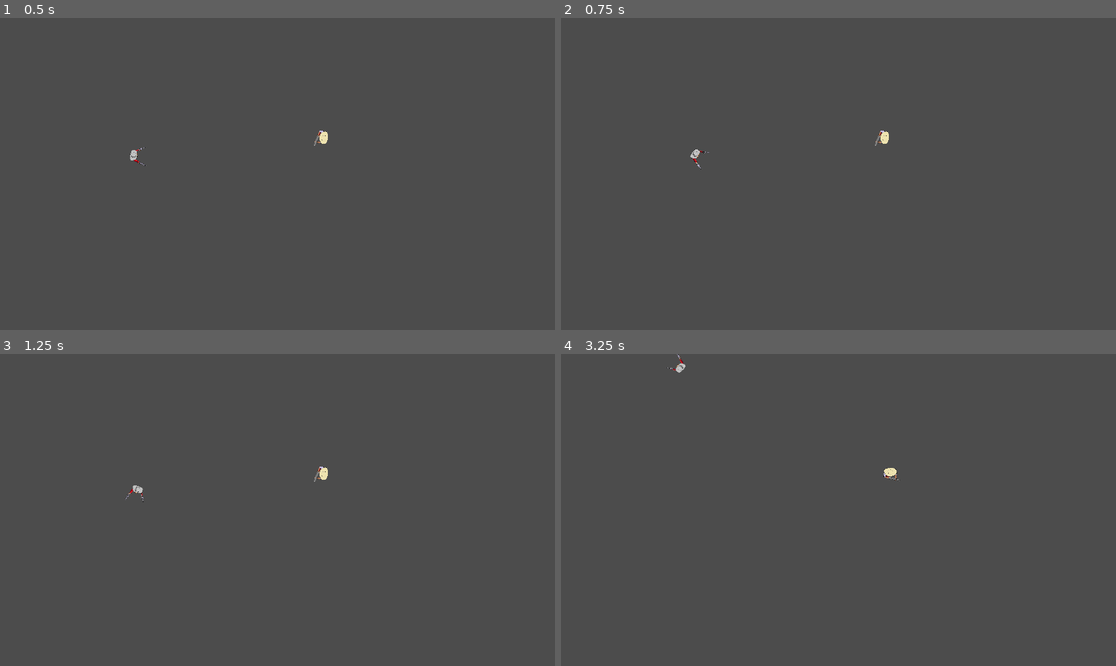
Above: before the commit, frames 1-4 (two rows, left to right).
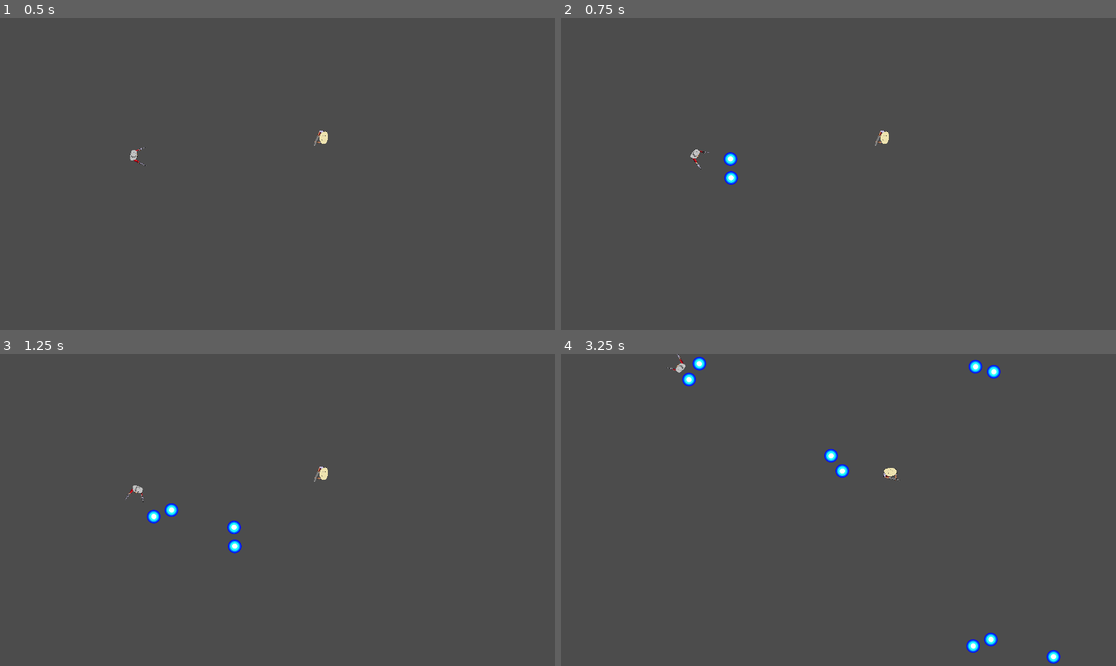
Above: after the commit, the same moments.

Repository: vasekhodina/cuddly-umbrella
Game: Godot game, scene res://scenes/Main.tscn
The game is run twice, just before and just after one commit, with the same random seed, the same clock (stepped at 60 frames per second) and the same inputs.
Inputs:
- Up to frame 1 (0.5 s): no input
- Up to frame 2 (0.75 s): tap Enter at 0.5 s; hold D (p1_right) from 0.53 s (still down); hold Q (p1_shoot, bound only after the commit) from 0.53 s (still down)
- Up to frame 3 (1.25 s): keep holding D (p1_right); keep holding Q (p1_shoot, bound only after the commit)
- Up to frame 4 (3.25 s): release D (p1_right) at 1.28 s; release Q (p1_shoot, bound only after the commit) at 1.28 s; hold S (p1_down) 1.28-2.03 s; tap K (p2_down) at 1.35 s; tap Q (p1_shoot, bound only after the commit) at 1.55, 2.3, 3.05 s; hold D (p1_right) 2.03-2.78 s; hold J (p2_left) 2.03-2.78 s; hold W (p1_up) from 2.78 s (still down); tap L (p2_right) at 2.85 s

Frame 1 is identical in both runs. In frame 2, 0.2% of the frame differs, in the area x 29-32%, y 42-54%; in frame 3, 0.3%; in frame 4, 0.8%, in the area x 21-90%, y 0-100%.

Commit message:
Add bullet functionality to player1 Prior to this change,
This change

Diff:
--- a/project.godot
+++ b/project.godot
@@ -37,6 +37,10 @@
  ]
 p2_down=[ Object(InputEventKey,"resource_local_to_scene":false,"resource_name":"","device":0,"alt":false,"shift":false,"control":false,"meta":false,"command":false,"pressed":false,"scancode":75,"unicode":0,"echo":false,"script":null)
  ]
+p1_shoot=[ Object(InputEventKey,"resource_local_to_scene":false,"resource_name":"","device":0,"alt":false,"shift":false,"control":false,"meta":false,"command":false,"pressed":false,"scancode":81,"unicode":0,"echo":false,"script":null)
+ ]
+p2_shoot=[ Object(InputEventKey,"resource_local_to_scene":false,"resource_name":"","device":0,"alt":false,"shift":false,"control":false,"meta":false,"command":false,"pressed":false,"scancode":85,"unicode":0,"echo":false,"script":null)
+ ]
 
 [rendering]
 
--- a/scenes/Main.tscn
+++ b/scenes/Main.tscn
@@ -3,7 +3,7 @@
 [ext_resource path="res://scenes/Player1.tscn" type="PackedScene" id=1]
 [ext_resource path="res://scenes/Player2.tscn" type="PackedScene" id=2]
 
-[node name="Main" type="Node" index="0"]
+[node name="Main" type="Node"]
 
 [node name="Player1" parent="." index="0" instance=ExtResource( 1 )]
 
--- a/scenes/Player1.tscn
+++ b/scenes/Player1.tscn
@@ -1,7 +1,8 @@
-[gd_scene load_steps=4 format=2]
+[gd_scene load_steps=5 format=2]
 
 [ext_resource path="res://scripts/Player1.gd" type="Script" id=1]
-[ext_resource path="res://sprites/pistol_person_pete.png" type="Texture" id=2]
+[ext_resource path="res://scenes/player_bullet.tscn" type="PackedScene" id=2]
+[ext_resource path="res://sprites/pistol_person_pete.png" type="Texture" id=3]
 
 [sub_resource type="CircleShape2D" id=1]
 
@@ -16,19 +17,36 @@
 collision/safe_margin = 0.08
 script = ExtResource( 1 )
 _sections_unfolded = [ "Transform" ]
-__meta__ = {
-"_edit_group_": true
-}
 SPEED = 450
 ROTATION_SPEED = 2.5
+bullet = ExtResource( 2 )
 
 [node name="Sprite" type="Sprite" parent="." index="0"]
 
 rotation = 1.5708
 scale = Vector2( 0.125, 0.125 )
-texture = ExtResource( 2 )
+texture = ExtResource( 3 )
 _sections_unfolded = [ "Transform" ]
 
 [node name="CollisionShape2D" type="CollisionShape2D" parent="." index="1"]
 
 shape = SubResource( 1 )
+
+[node name="gun_timer" type="Timer" parent="." index="2"]
+
+process_mode = 1
+wait_time = 0.5
+one_shot = true
+autostart = false
+
+[node name="bullet_container" type="Node" parent="." index="3"]
+
+[node name="muzzle_1" type="Position2D" parent="." index="4"]
+
+position = Vector2( 32.6143, -30.6933 )
+_sections_unfolded = [ "Transform" ]
+
+[node name="muzzle_2" type="Position2D" parent="." index="5"]
+
+position = Vector2( 34.7607, 34.7715 )
+_sections_unfolded = [ "Transform" ]
--- /dev/null
+++ b/scenes/player_bullet.tscn
@@ -0,0 +1,29 @@
+[gd_scene load_steps=4 format=2]
+
+[ext_resource path="res://scripts/player_bullet.gd" type="Script" id=1]
+[ext_resource path="res://sprites/player_bullet.png" type="Texture" id=2]
+
+[sub_resource type="CircleShape2D" id=1]
+
+custom_solver_bias = 0.0
+radius = 23.8724
+
+[node name="player_bullet" type="Area2D"]
+
+input_pickable = true
+gravity_vec = Vector2( 0, 1 )
+gravity = 98.0
+linear_damp = 0.1
+angular_damp = 1.0
+audio_bus_override = false
+audio_bus_name = "Master"
+script = ExtResource( 1 )
+speed = 500
+
+[node name="Sprite" type="Sprite" parent="." index="0"]
+
+texture = ExtResource( 2 )
+
+[node name="CollisionShape2D" type="CollisionShape2D" parent="." index="1"]
+
+shape = SubResource( 1 )
--- a/scripts/Player1.gd
+++ b/scripts/Player1.gd
@@ -4,12 +4,16 @@
 export (float) var ROTATION_SPEED
 var screensize
 var velocity = Vector2()
+export (PackedScene) var bullet
+onready var bullet_container = get_node("bullet_container")
+onready var gun_timer = get_node("gun_timer")
 
 
 func _ready():
     # Called every time the node is added to the scene.
     # Initialization here
     screensize = get_viewport_rect().size
+    set_process(true)
 
 func _process(delta):
     velocity = Vector2()
@@ -22,5 +26,16 @@
         velocity = Vector2(-SPEED, 0).rotated(rotation)
     if Input.is_action_pressed("p1_up"):
         velocity = Vector2(SPEED, 0).rotated(rotation)
+    if Input.is_action_pressed("p1_shoot") and gun_timer.get_time_left() == 0:
+        shoot()
     rotation += rotation_dir * ROTATION_SPEED * delta
     move_and_slide(velocity)
+
+func shoot():
+    gun_timer.start()
+    var b1 = bullet.instance()
+    bullet_container.add_child(b1)
+    b1.start_at(rotation, get_node("muzzle_1").get_global_position(), velocity)
+    var b2 = bullet.instance()
+    bullet_container.add_child(b2)
+    b2.start_at(rotation, get_node("muzzle_2").get_global_position(), velocity)
--- /dev/null
+++ b/scripts/player_bullet.gd
@@ -0,0 +1,15 @@
+extends Area2D
+
+var velocity = Vector2()
+export var speed = 500
+
+func start_at(dir, pos, v):
+    rotation = dir
+    position = pos
+    velocity = v + Vector2(0, -speed).rotated(90)
+
+func _process(delta):
+    position = position + velocity * delta
+
+func _on_lifetime_timeout():
+    queue_free()
